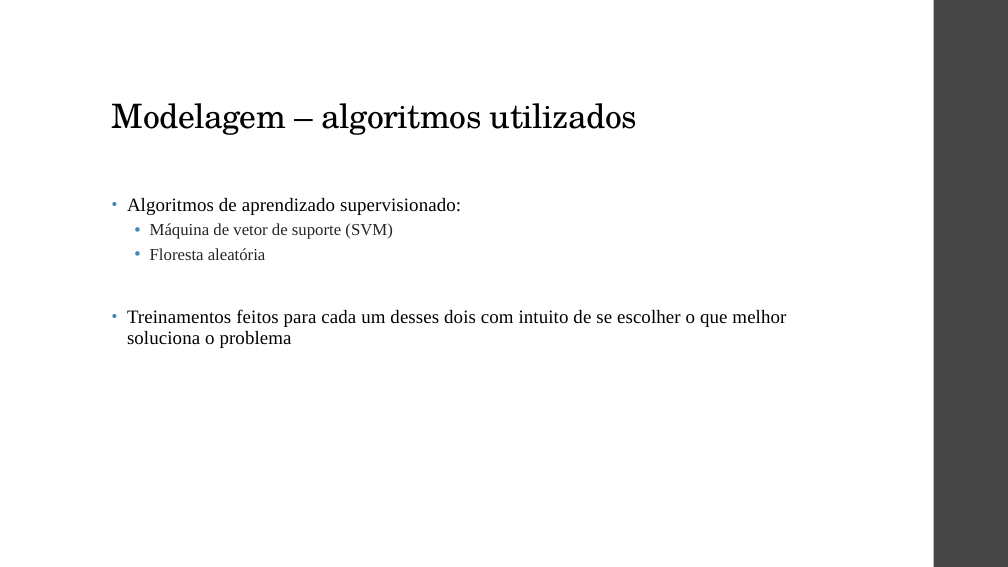
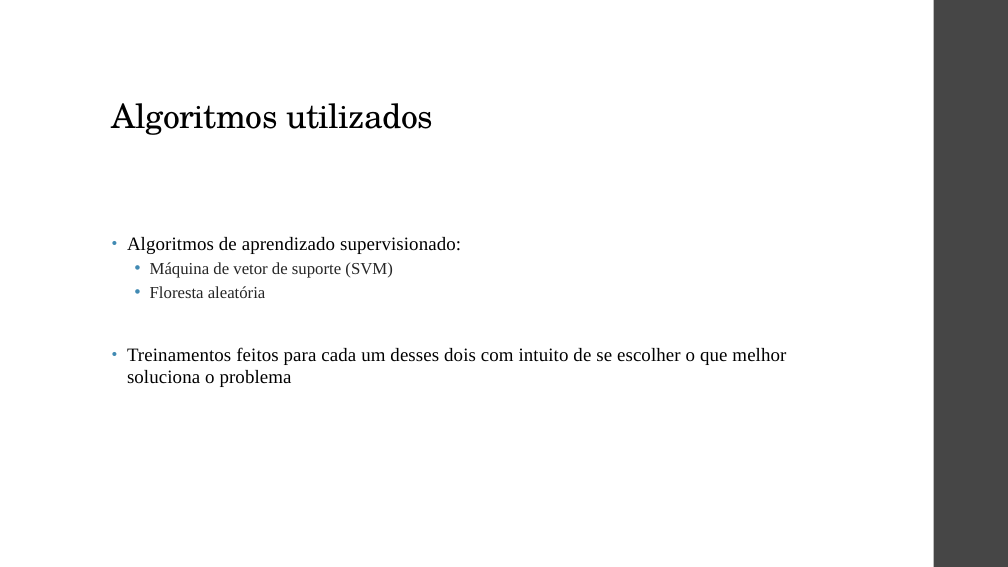
Before and after one commit to ViniPilan/avc-modeling, a slide deck: slide 15 of apresentação.pptx (slide 16 before the commit). Drawn at 1008x567 pixels with LibreOffice and Linux fonts; fonts in the diff are those of the drawing. Boxes give left, top, right and bottom in pixels: in the first picture for what was removed or moved away, otherwise in the second. Text is boxed around its words. In the diff, an @@ line names an element or a change of style, - is before the commit and + after.

```diff
--- a/apresentação.pptx
+++ b/apresentação.pptx
@@ title at (112, 103, 433, 135): text changed @@
-Modelagem – algoritmos utilizados
+Algoritmos utilizados
@@ text "Algoritmos de aprendizado supervisionado:": place and size @@
-text "Algoritmos de aprendizado supervisionado:" at (127, 198, 786, 348)
+text "Algoritmos de aprendizado supervisionado:" at (127, 237, 786, 387)
```
Also in this commit, not shown: 11 other slides changed, 2 slides added, 2 slides removed.
